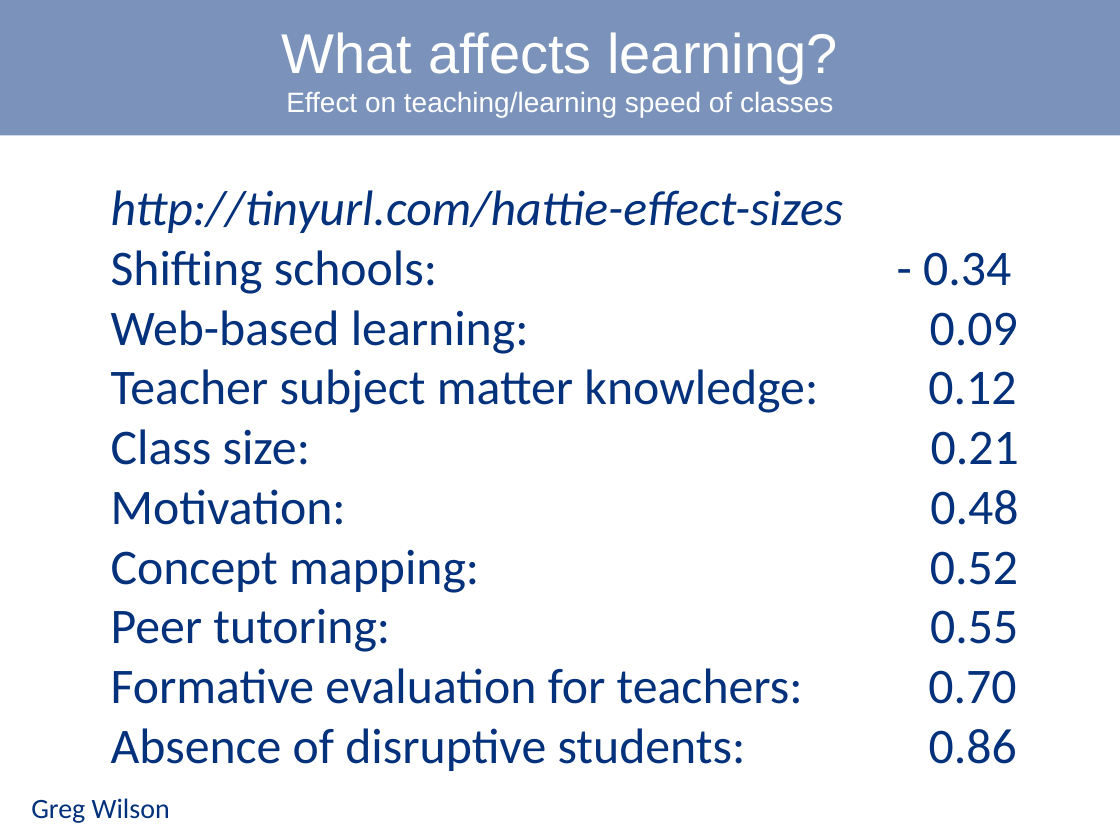
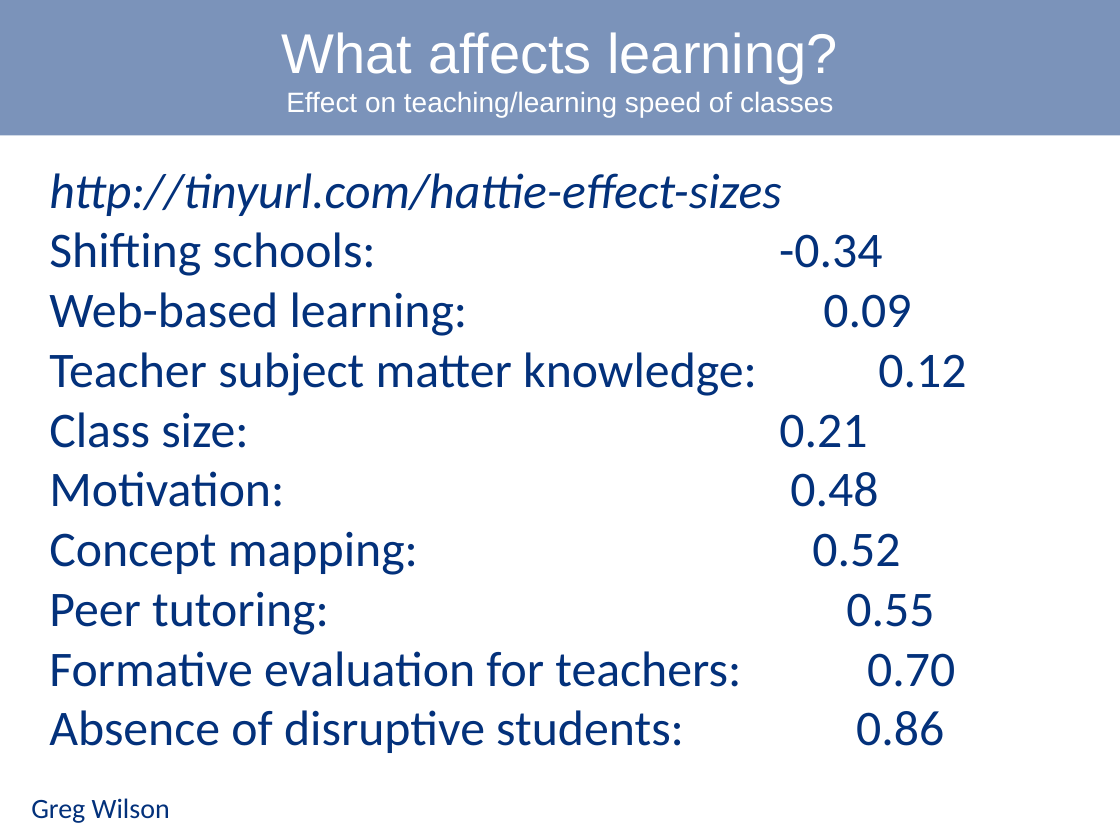
Before and after one commit to danmaclean/mpmi_training, a slide deck: slide 9 of swc.pptx (slide 11 before the commit). Drawn at 1120x840 pixels with LibreOffice and Linux fonts; fonts in the diff are those of the drawing. Boxes give left, top, right and bottom in pixels: in the first picture for what was removed or moved away, otherwise in the second. Text is boxed around its words. In the diff, an @@ line names an element or a change of style, - is before the commit and + after.

```diff
--- a/swc.pptx
+++ b/swc.pptx
@@ text "http://tinyurl.com/hattie-effect-sizes": place and size @@
-text "http://tinyurl.com/hattie-effect-sizes" at (111,190,1017,771)
+text "http://tinyurl.com/hattie-effect-sizes" at (49,173,966,753)
@@ text at (49,232,882,276): spaces changed @@
-Shifting schools: - 0.34
+Shifting schools: -0.34
```
Also in this commit, not shown: 1 other slide changed, 2 slides removed.
